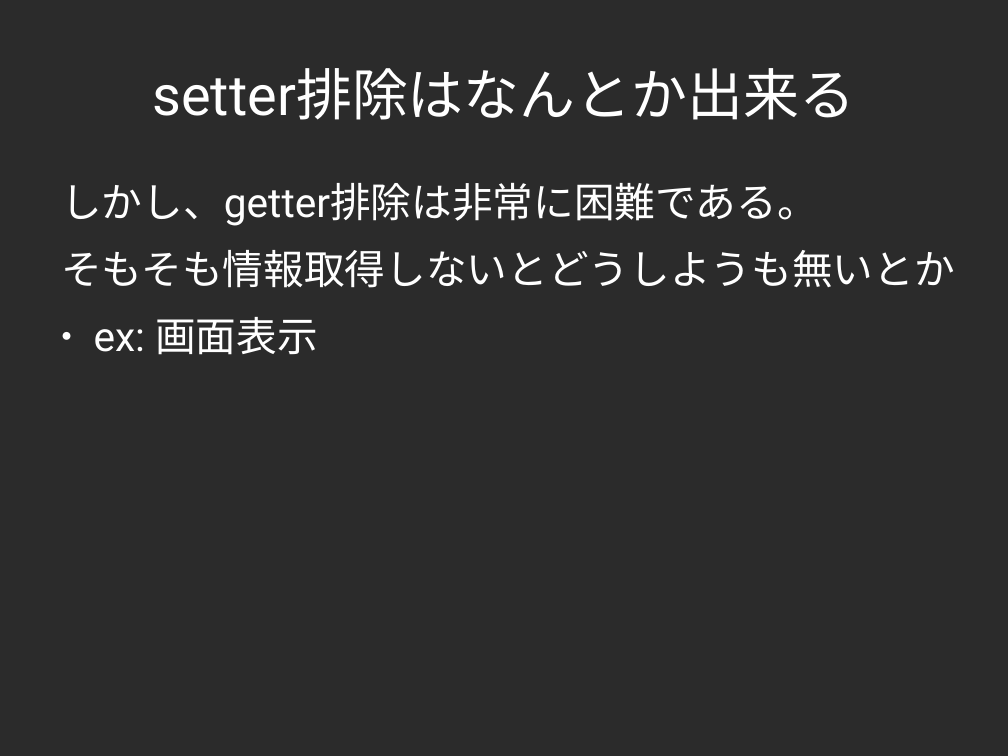
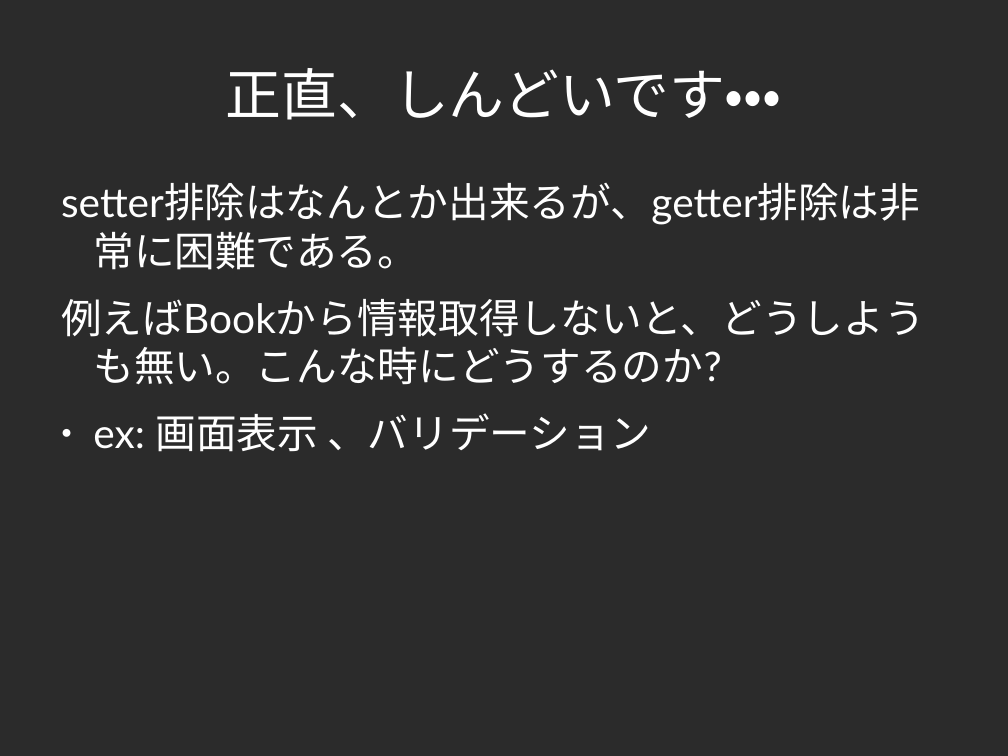
Before and after one commit to yojik/yojik-lib, a slide deck: slide 11 of 2009devsumi/oo_exercise/doc/devsum.odp (slide 9 before the commit). Drawn at 1008x756 pixels with LibreOffice and Linux fonts; fonts in the diff are those of the drawing; background and template pictures are left out; a plain dark background stands for a picture behind light text. Boxes give left, top, right and bottom in pixels: in the first picture for what was removed or moved away, otherwise in the second. Text is boxed around its words. In the diff, an @@ line names an element or a change of style, - is before the commit and + after.

```diff
--- a/2009devsumi/oo_exercise/doc/devsum.odp
+++ b/2009devsumi/oo_exercise/doc/devsum.odp
@@ title at [225,68,782,120]: text changed; font Roboto to Calibri @@
-setter排除はなんとか出来る
+正直、しんどいです・・・
@@ text at [61,183,925,452]: text changed; font Roboto to Lato @@
-しかし、getter排除は非常に困難である。
-そもそも情報取得しないとどうしようも無いとか
-● ex: 画面表示
+setter排除はなんとか出来るが、getter排除は非常に困難である。
+例えばBookから情報取得しないと、どうしようも無い。こんな時にどうするのか?
+● ex: 画面表示 、バリデーション
```
Also in this commit, not shown: 18 other slides changed, 15 slides added, 2 slides removed, 1 other file.
